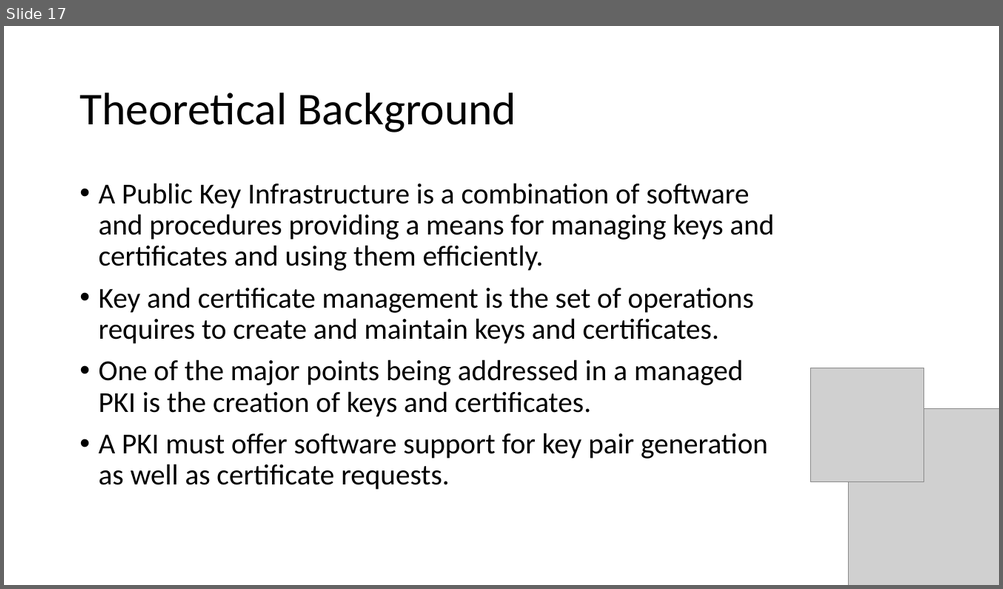
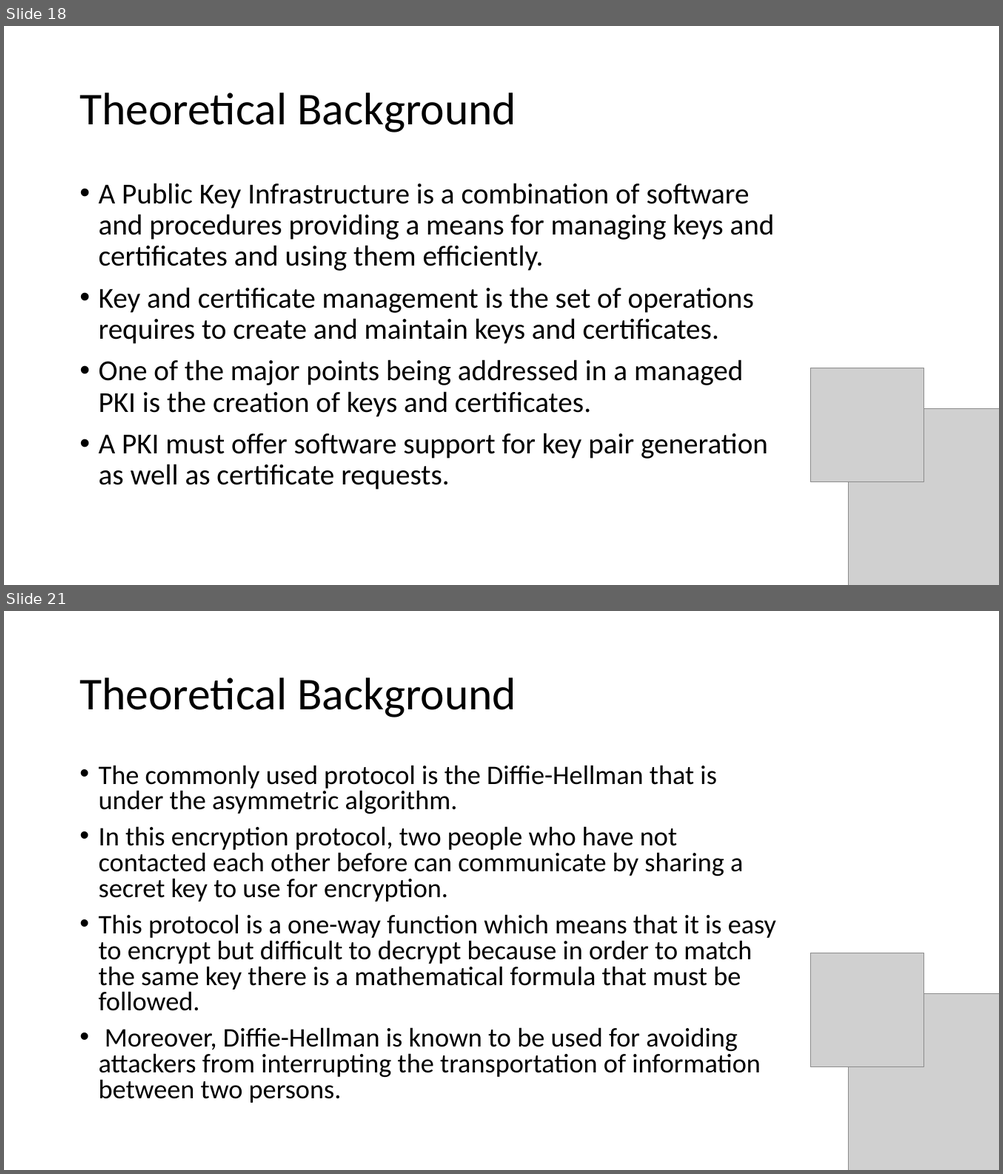
Before and after one commit to seans888/Project---Automate-Election, a slide deck: Documentation/Finals_Sysadd1.pptx. Shown one above the other, each under a label of ours: slide 17 before the commit, slides 18 and 21 after it; the slides between them are not shown. The pictures are 1003x589 and 1003x1174 pixels, drawn with LibreOffice and Linux fonts; fonts in the diff are those of the drawing; grey boxes stand for pictures. Boxes give left, top, right and bottom in pixels: in the first picture for what was removed or moved away, otherwise in the second. Text is boxed around its words. In the diff, an @@ line names an element or a change of style, - is before the commit and + after.

```diff
--- a/Documentation/Finals_Sysadd1.pptx
+++ b/Documentation/Finals_Sysadd1.pptx
@@ slide 21 added at <box>4,611,999,1170</box>, background #FFFFFF @@
@@ title added at <box>79,678,516,718</box>, 44 pt, text #000000 @@
+Theoretical Background
@@ text added at <box>99,765,776,1103</box>, 25.9 pt, text #000000 @@
+• The commonly used protocol is the Diffie-Hellman that is under the asymmetric algorithm.
+• In this encryption protocol, two people who have not contacted each other before can communicate by sharing a secret key to use for encryption.
+• This protocol is a one-way function which means that it is easy to encrypt but difficult to decrypt because in order to match the same key there is a mathematical formula that must be followed.
+• Moreover, Diffie-Hellman is known to be used for avoiding attackers from interrupting the transportation of information between two persons.
@@ picture added at <box>811,954,924,1067</box> @@
@@ picture added at <box>848,994,999,1170</box> @@
@@ what was slide 17 is now slide 18 @@
```
Also in this commit, not shown: 5 slides changed, 11 other slides added, 2 slides removed, 2 other files.
